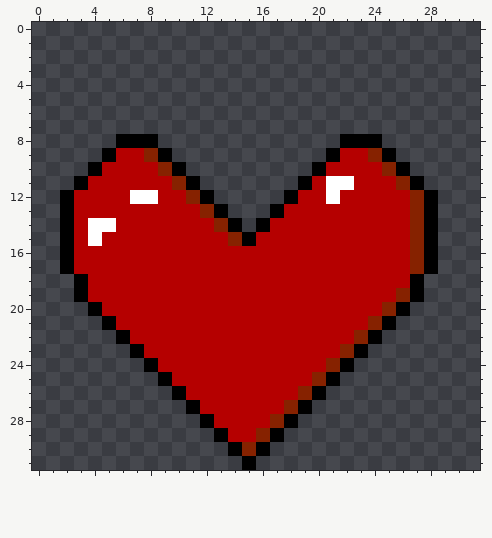
A pixel-art sprite gets an edit: sprites/images/heart_0.png. This is how it looked before the edit.
The file is 32x32 pixels.
And afterwards:
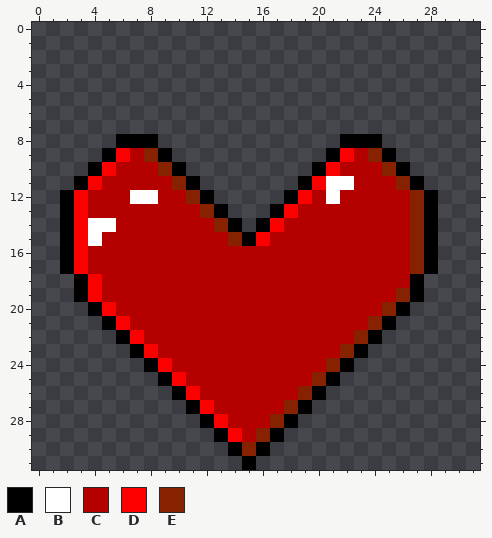
Palette (. is transparent): A #000000  B #ffffff  C #b50000  D #fc0000  E #862200
Edits made:
@@ x 0..31 @@
  8 ......AAA.............AAA.......
- 9 .....ACCEA...........ACCEA......
-10 ....ACCCCEA.........ACCCCEA.....
-11 ...ACCCCCCEA.......ACBBCCCEA....
-12 ..ACCCCBBCCEA.....ACCBCCCCCEA...
-13 ..ACCCCCCCCCEA...ACCCCCCCCCEA...
-14 ..ACBBCCCCCCCEA.ACCCCCCCCCCEA...
-15 ..ACBCCCCCCCCCEACCCCCCCCCCCEA...
-16 ..ACCCCCCCCCCCCCCCCCCCCCCCCEA...
-17 ..ACCCCCCCCCCCCCCCCCCCCCCCCEA...
-18 ...ACCCCCCCCCCCCCCCCCCCCCCCA....
-19 ...ACCCCCCCCCCCCCCCCCCCCCCEA....
-20 ....ACCCCCCCCCCCCCCCCCCCCEA.....
-21 .....ACCCCCCCCCCCCCCCCCCEA......
-22 ......ACCCCCCCCCCCCCCCCEA.......
-23 .......ACCCCCCCCCCCCCCEA........
-24 ........ACCCCCCCCCCCCEA.........
-25 .........ACCCCCCCCCCEA..........
-26 ..........ACCCCCCCCEA...........
-27 ...........ACCCCCCEA............
-28 ............ACCCCEA.............
-29 .............ACCEA..............
+ 9 .....ADCEA...........ADCEA......
+10 ....ADCCCEA.........ADCCCEA.....
+11 ...ADCCCCCEA.......ADBBCCCEA....
+12 ..ADCCCBBCCEA.....ADCBCCCCCEA...
+13 ..ADCCCCCCCCEA...ADCCCCCCCCEA...
+14 ..ADBBCCCCCCCEA.ADCCCCCCCCCEA...
+15 ..ADBCCCCCCCCCEADCCCCCCCCCCEA...
+16 ..ADCCCCCCCCCCCCCCCCCCCCCCCEA...
+17 ..ADCCCCCCCCCCCCCCCCCCCCCCCEA...
+18 ...ADCCCCCCCCCCCCCCCCCCCCCCA....
+19 ...ADCCCCCCCCCCCCCCCCCCCCCEA....
+20 ....ADCCCCCCCCCCCCCCCCCCCEA.....
+21 .....ADCCCCCCCCCCCCCCCCCEA......
+22 ......ADCCCCCCCCCCCCCCCEA.......
+23 .......ADCCCCCCCCCCCCCEA........
+24 ........ADCCCCCCCCCCCEA.........
+25 .........ADCCCCCCCCCEA..........
+26 ..........ADCCCCCCCEA...........
+27 ...........ADCCCCCEA............
+28 ............ADCCCEA.............
+29 .............ADCEA..............
 30 ..............AEA...............
Where, in picture pixels (left, top, right, bottom), the same in both pictures:
changed: (74, 148, 242, 442)
changed: (256, 148, 354, 246)
